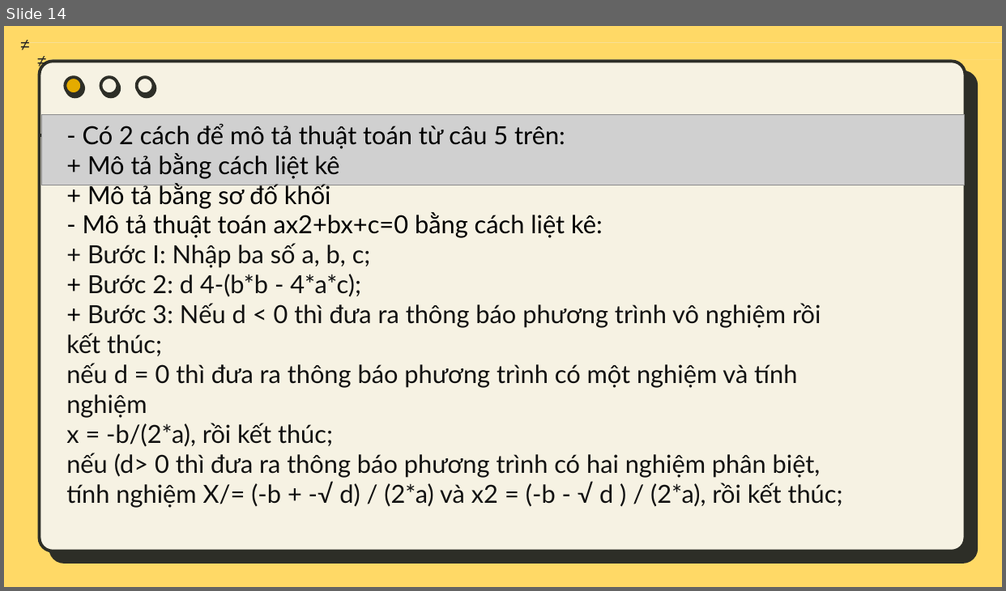
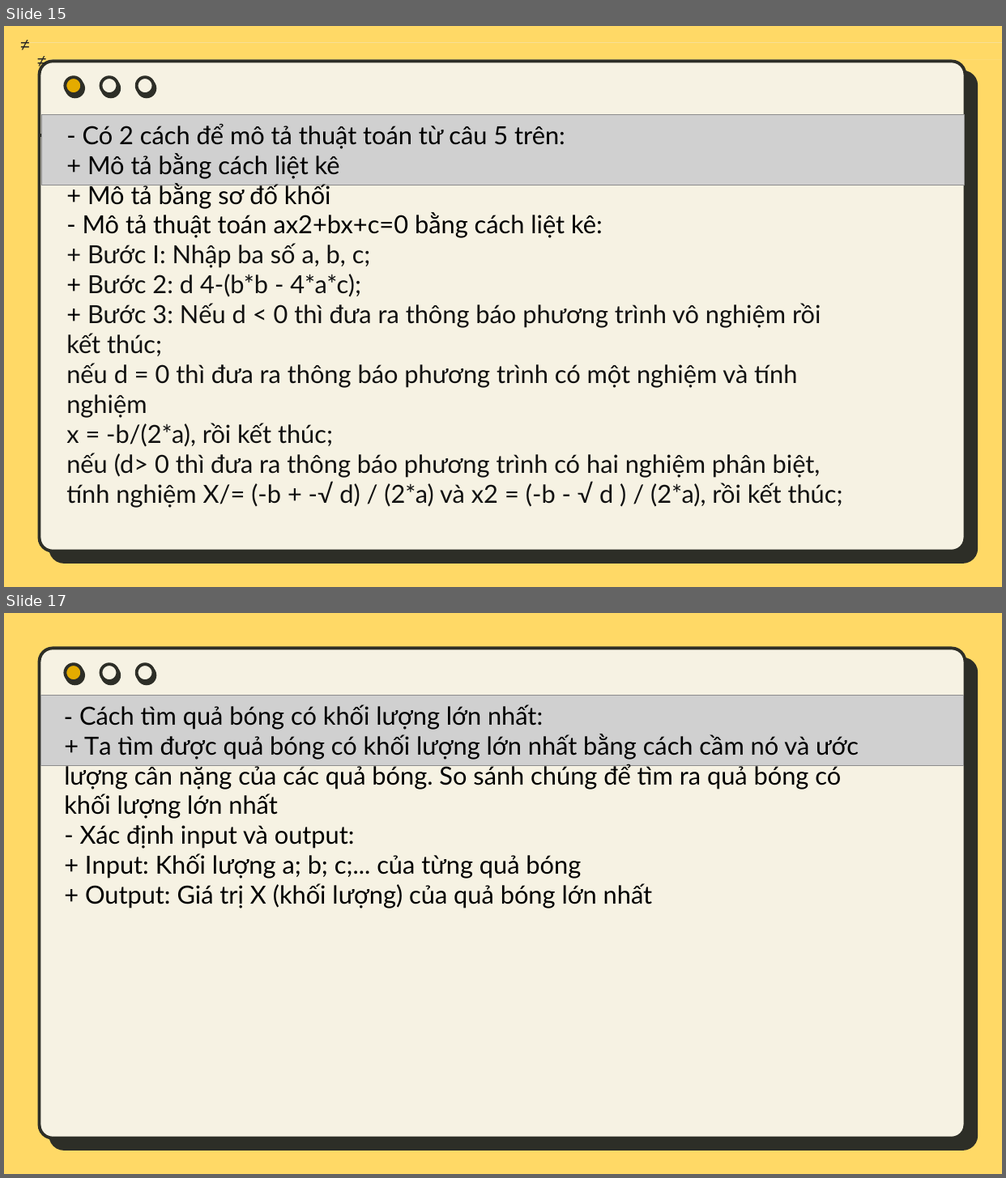
Before and after one commit to ngPhamNgocMinh10A2/Lop-10A02-Nhom-, a slide deck: bai4tin.pptx. Shown one above the other, each under a label of ours: slide 14 before the commit, slides 15 and 17 after it; the slides between them are not shown. The pictures are 1006x591 and 1006x1178 pixels, drawn with LibreOffice and Linux fonts; fonts in the diff are those of the drawing; grey boxes stand for pictures; background and template pictures are left out. Boxes give left, top, right and bottom in pixels: in the first picture for what was removed or moved away, otherwise in the second. Text is boxed around its words. In the diff, an @@ line names an element or a change of style, - is before the commit and + after.

```diff
--- a/bai4tin.pptx
+++ b/bai4tin.pptx
@@ slide 17 added at (4, 613, 1002, 1174), background #FFD966; not listed: 5 template elements that a slide beside it also shows @@
@@ picture added at (41, 695, 963, 765) @@
@@ text added at (64, 705, 859, 909), 18 pt, text #000000 @@
+- Cách tìm quả bóng có khối lượng lớn nhất:
++ Ta tìm được quả bóng có khối lượng lớn nhất bằng cách cầm nó và ước lượng cân nặng của các quả bóng. So sánh chúng để tìm ra quả bóng có khối lượng lớn nhất
+- Xác định input và output:
++ Input: Khối lượng a; b; c;... của từng quả bóng
++ Output: Giá trị X (khối lượng) của quả bóng lớn nhất
@@ what was slide 14 is now slide 15 @@
```
Also in this commit, not shown: 9 slides changed, 4 other slides added.
